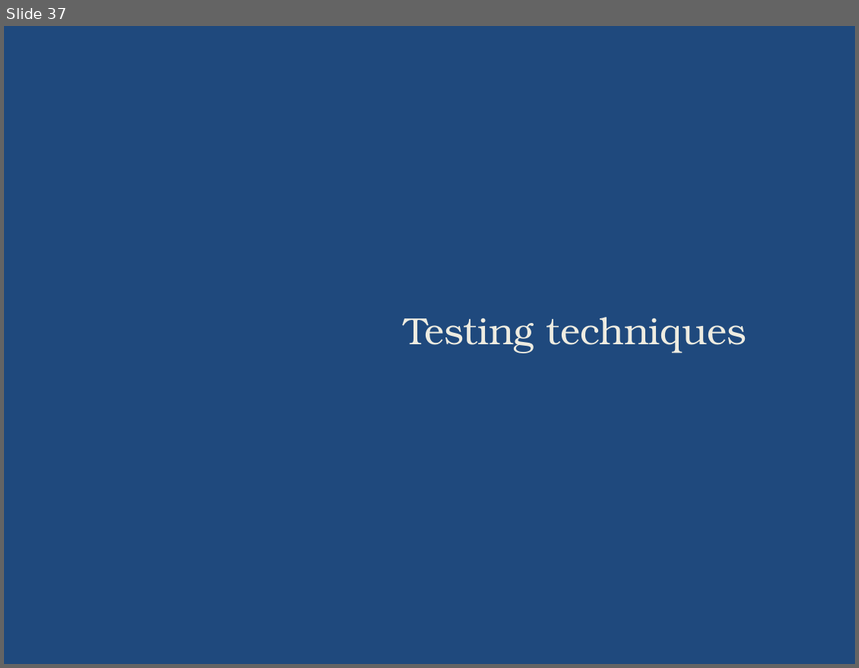
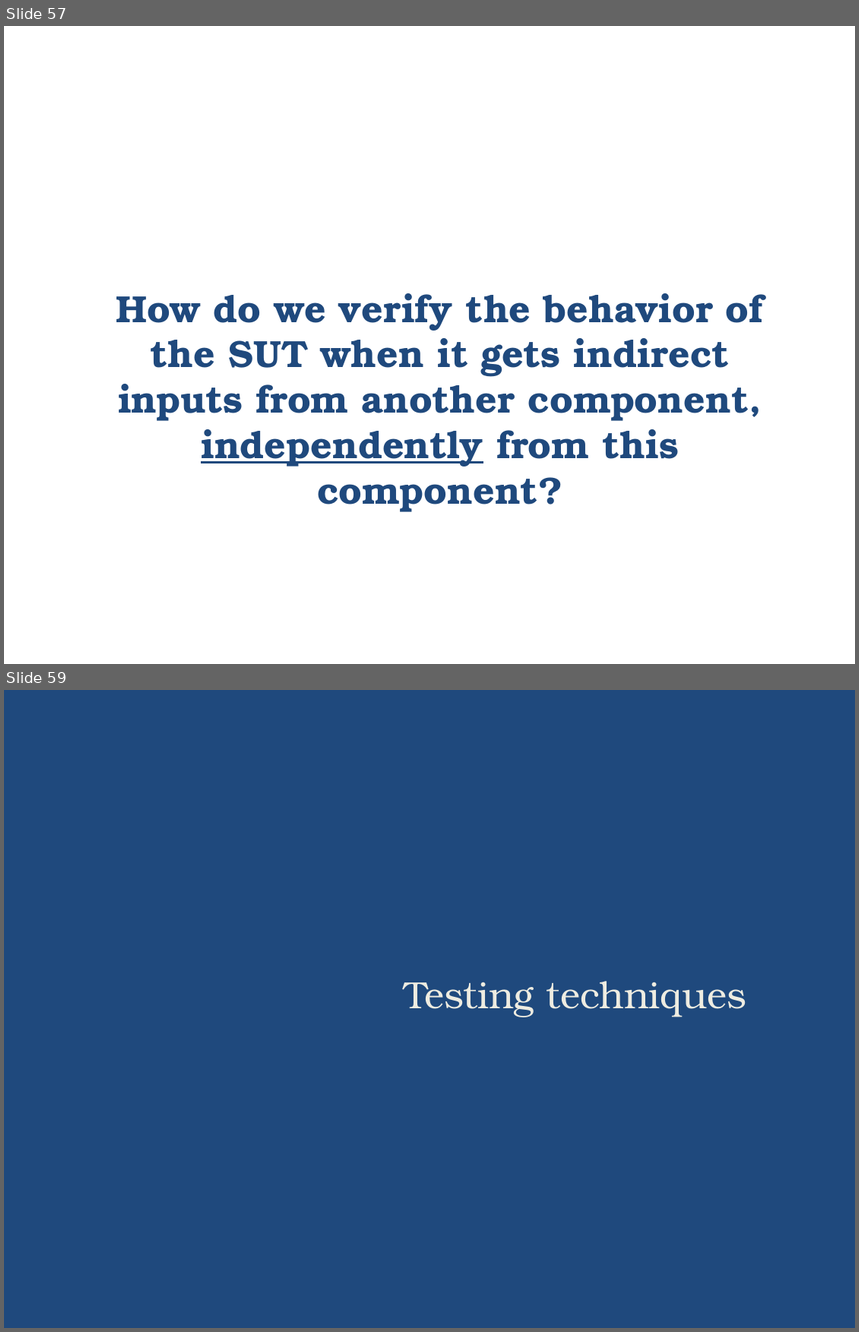
Before and after one commit to zarras/myy803-slides, a slide deck: 6-SoftEng-Testing.ppt. Shown one above the other, each under a label of ours: slide 37 before the commit, slides 57 and 59 after it; the slides between them are not shown. The pictures are 859x668 and 859x1332 pixels, drawn with LibreOffice and Linux fonts; fonts in the diff are those of the drawing. Boxes give left, top, right and bottom in pixels: in the first picture for what was removed or moved away, otherwise in the second. Text is boxed around its words. In the diff, an @@ line names an element or a change of style, - is before the commit and + after.

```diff
--- a/6-SoftEng-Testing.ppt
+++ b/6-SoftEng-Testing.ppt
@@ slide 57 added at (4, 26, 855, 664), background #FFFFFF @@
@@ text added at (116, 294, 764, 512), 32 pt, text #1F497D, bold @@
+How do we verify the behavior of the SUT when it gets indirect inputs from another component, independently from this component?
@@ what was slide 37 is now slide 59 @@
```
Also in this commit, not shown: 2 slides changed, 41 other slides added, 20 slides removed, 1 other file.
